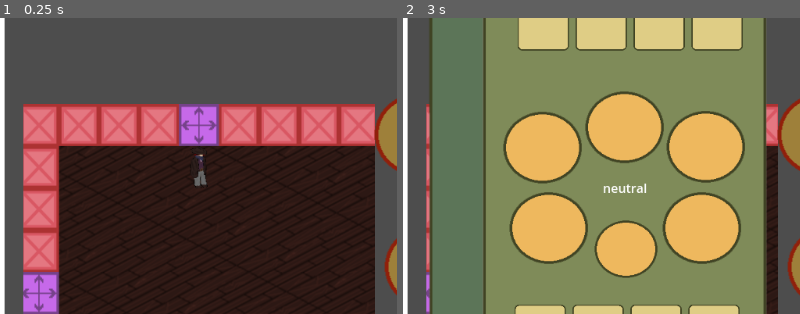
Above: before the commit, frames 1-2 (left to right).
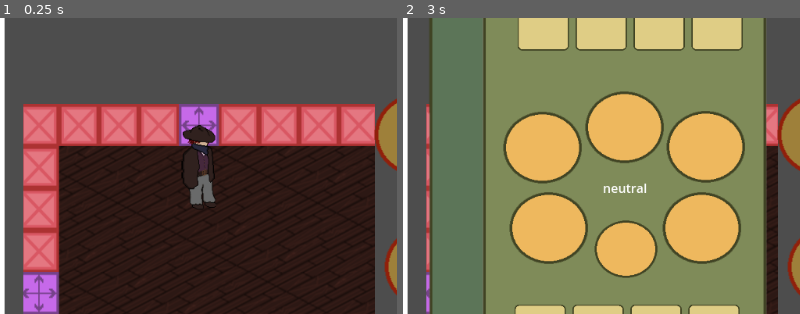
Above: after the commit, the same moments.

Repository: mccajd/Quintessential
Game: Godot game, scene res://Levels/beacon_puzzle_main.tscn
Same seed, same stepped clock (60 frames per second), same inputs: the game is played once before the commit and once after it. The engine's default icon, where the game draws it, is replaced by a stand-in: a white triangle on a blue panel in a dark square.
Inputs (mouse positions are % of the whole screen's width and height, from its top left):
- Up to frame 1 (0.25 s): no input
- Up to frame 2 (3 s): click (81, 90) at 0.5 s; click (81, 90) at 1.25 s; click (81, 90) at 2 s; tap Enter at 2.75 s; move the mouse to (81, 72) at 2.77 s; press the mouse at (81, 72) at 2.78 s
The pictures show only the part of the screen within x 16-66%, y 16-66%; the shares and areas given below are measured in that part.

The runs differ from the first frame. In frame 1, 1.1% of the frame differs, in the area x 45-55%, y 36-65%; in frame 2, nothing differs.

Commit message:
spawn player on tilemap

Diff:
--- a/Scenes/wanderer.tscn
+++ b/Scenes/wanderer.tscn
@@ -15,7 +15,7 @@
 }]
 
 [sub_resource type="RectangleShape2D" id="RectangleShape2D_panu3"]
-size = Vector2(64, 128)
+size = Vector2(64, 64)
 
 [node name="Wanderer" type="CharacterBody2D"]
 script = ExtResource("1_u8hjw")
@@ -25,4 +25,7 @@
 sprite_frames = SubResource("SpriteFrames_7lci7")
 
 [node name="CollisionShape2D" type="CollisionShape2D" parent="."]
+position = Vector2(2, 32)
 shape = SubResource("RectangleShape2D_panu3")
+
+[node name="Camera2D" type="Camera2D" parent="."]
--- a/Scripts/player.gd
+++ b/Scripts/player.gd
@@ -15,3 +15,6 @@
 
 func _ready():
 	pass
+
+func set_start_pos(pos:Vector2i=Vector2i.ZERO):
+	global_position = tile_map.map_to_local(pos)
--- a/Scripts/player_view.gd
+++ b/Scripts/player_view.gd
@@ -1,14 +1,14 @@
 extends Node
 
 @onready var tile_map = $TileMap
-var player = preload("res://Scenes/sophmore_player.tscn")
+var player = preload("res://Scenes/wanderer.tscn")
 
 func _ready():
 
 	var new_player = player.instantiate()
 	new_player.change_room.connect(changing_room)
 	add_child(new_player)
-	new_player.set_start_pos(tile_map.get_used_cells_by_id(tile_map.LAYERS.MISC,3,Vector2i(3,0))[0])
+	new_player.global_position = tile_map.map_to_local(tile_map.get_used_cells_by_id(tile_map.LAYERS.MISC,3,Vector2i(3,0))[0])
 
 func _process(delta):
 	pass
